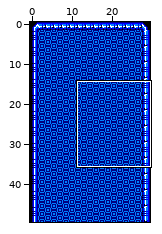
An edit to a level. Tiled map, assets/level-01-background.tmx. Above, an overview of the earlier version with the close-up marked.
Close-up. Earlier state:
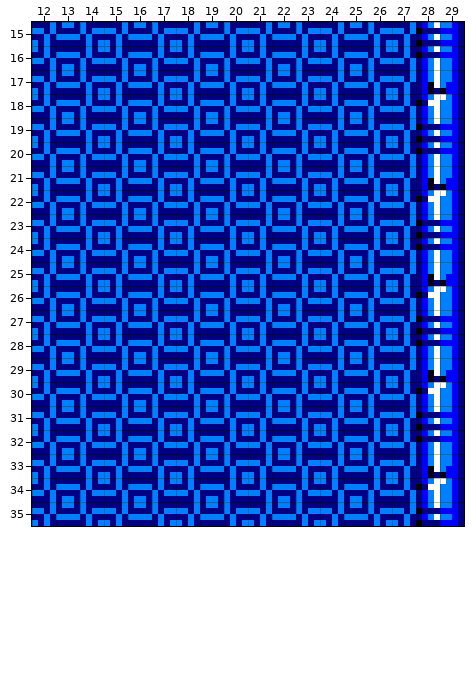
Cells are 4x4 px. Shown: x 12..29, y 15..35. The commit also changed other parts of the map, which this record leaves out. Tiles whose own drawing changed are shown in their newer look in all pictures.
Now the later version:
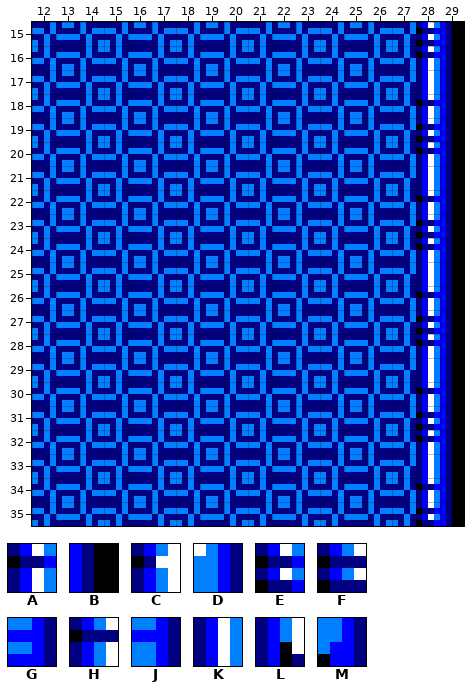
Key: from "tileset": A 45, B 46, C 47, D 48, E 65, F 67, G 68, H 87, J 88, K 105, L 107, M 108.
_ is an empty cell.
The edit:
Layer "Tile Layer 1":
Tile C becomes tile A in row 18 at x 28; in row 22 at x 28; in row 26 at x 28; in row 30 at x 28; in row 34 at x 28.
Tile H becomes tile A in row 16 at x 28; in row 20 at x 28; in row 24 at x 28; in row 28 at x 28; in row 32 at x 28.
Tile D becomes tile B in row 18 at x 29; in row 22 at x 29; in row 26 at x 29; in row 30 at x 29; in row 34 at x 29.
Tile G becomes tile B in row 15 at x 29; in row 19 at x 29; in row 23 at x 29; in row 27 at x 29; in row 31 at x 29; in row 35 at x 29.
Tile J becomes tile B in row 16 at x 29; in row 20 at x 29; in row 24 at x 29; in row 28 at x 29; in row 32 at x 29.
Tile M becomes tile B in row 17 at x 29; in row 21 at x 29; in row 25 at x 29; in row 29 at x 29; in row 33 at x 29.
Tile F becomes tile E in row 15 at x 28; in row 19 at x 28; in row 23 at x 28; in row 27 at x 28; in row 31 at x 28; in row 35 at x 28.
Tile L becomes tile K in row 17 at x 28; in row 21 at x 28; in row 25 at x 28; in row 29 at x 28; in row 33 at x 28.
